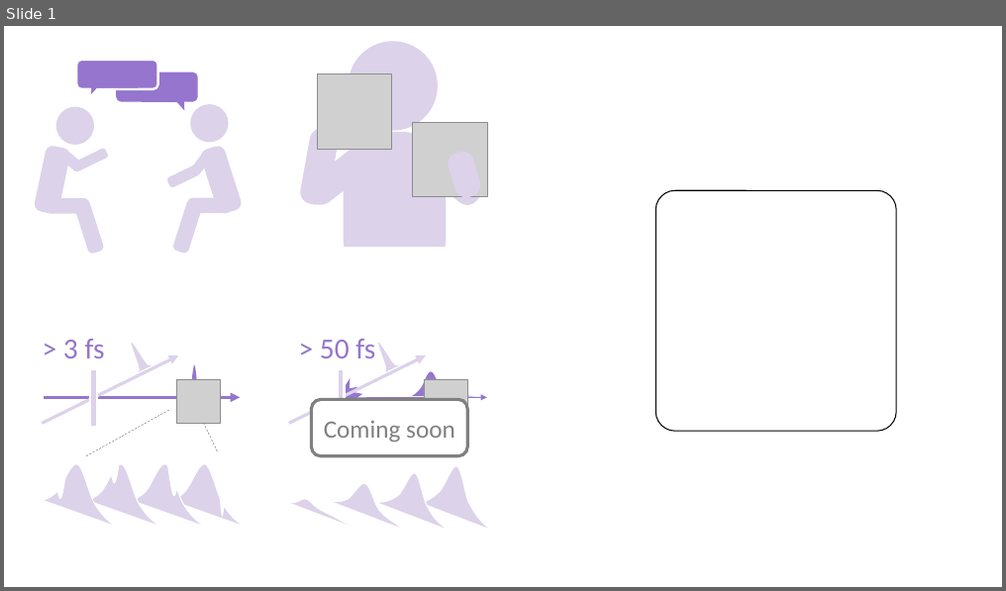
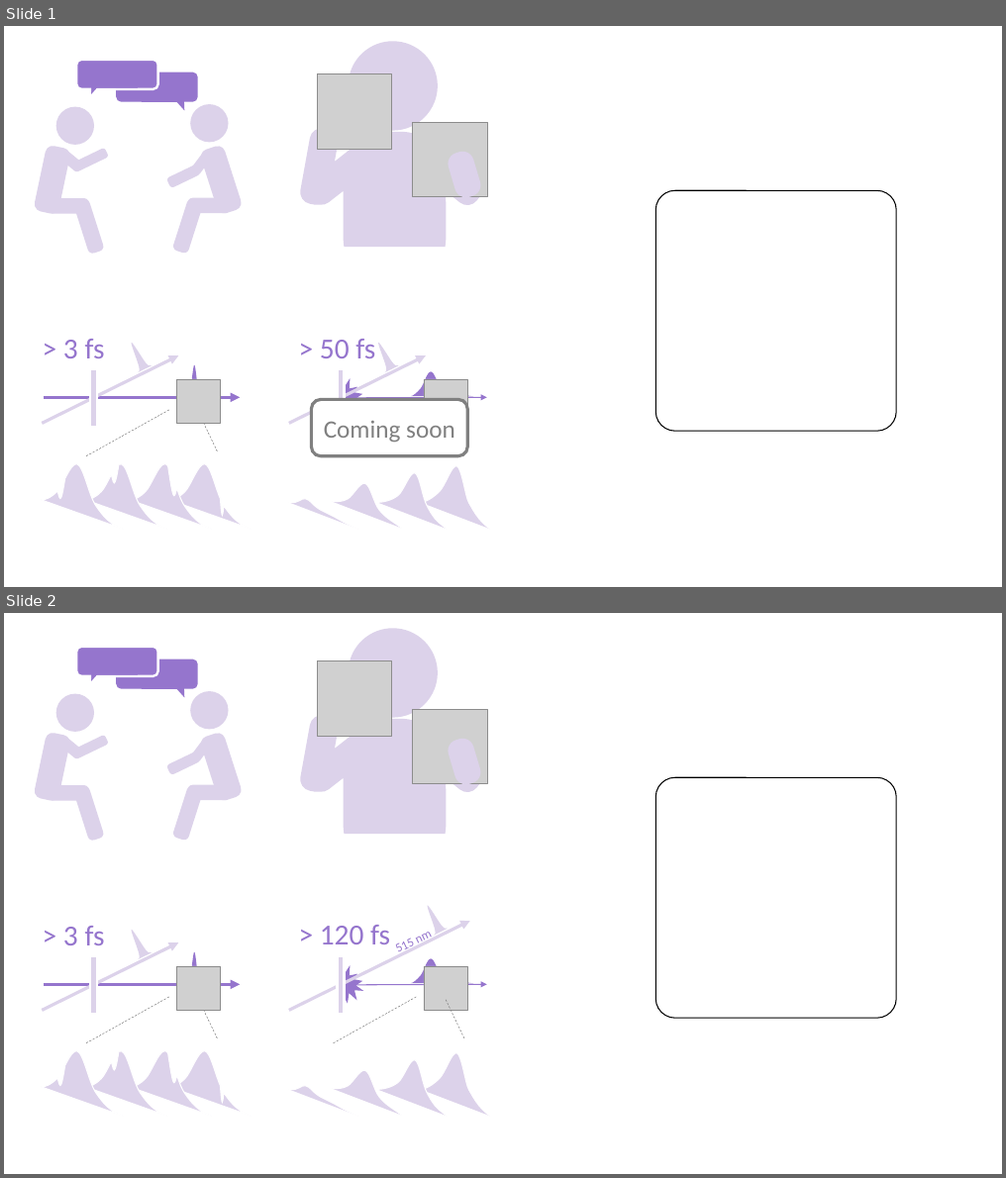
Before and after one commit to nthu-upl/nthu-upl.github.io, a slide deck: assets/images/service/raw.pptx. Shown one above the other, each under a label of ours: slide 1 before the commit, slides 1 and 2 after it. The pictures are 1006x591 and 1006x1178 pixels, drawn with LibreOffice and Linux fonts; fonts in the diff are those of the drawing; grey boxes stand for pictures. Boxes give left, top, right and bottom in pixels: in the first picture for what was removed or moved away, otherwise in the second. Text is boxed around its words. In the diff, an @@ line names an element or a change of style, - is before the commit and + after.

```diff
--- a/assets/images/service/raw.pptx
+++ b/assets/images/service/raw.pptx
@@ slide 2 added at <box>4,613,1002,1174</box>, background #FFFFFF @@
@@ group added at <box>34,647,243,842</box>: 10 rounded rectangles, 2 freeform shapes, 2 ellipses @@
@@ group added at <box>268,628,490,883</box>: 2 freeform shapes, 2 pictures, 1 rounded rectangle @@
@@ rounded rectangle added at <box>656,777,896,1018</box>, outline #000000 1 pt @@
@@ group added at <box>289,902,491,1117</box>: 7 freeform shapes, 2 arrows, 2 lines, 2 texts, 1 rectangle, 1 picture @@
+> 120 fs
+515 nm
@@ group added at <box>42,926,252,1117</box>: 6 freeform shapes, 2 arrows, 2 lines, 1 rectangle, 1 text, 1 picture @@
+> 3 fs
```
Also in this commit, not shown: 1 other file.
